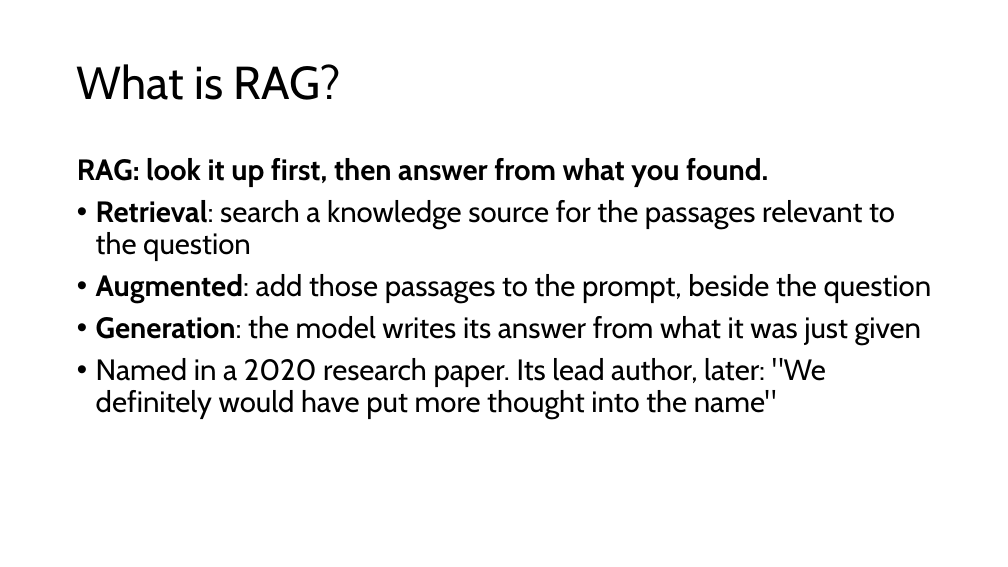
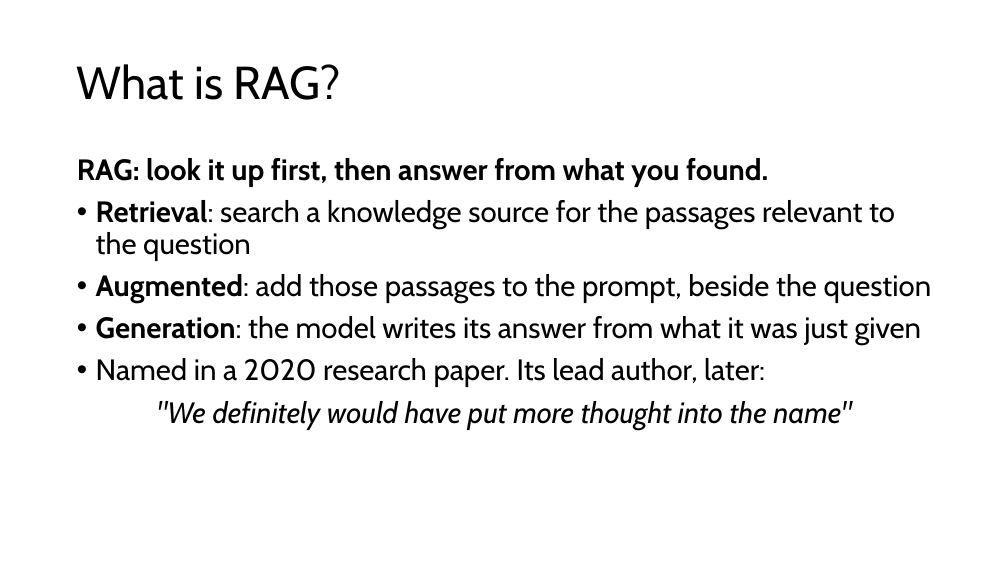
Before and after one commit to danielcregg/ai-assisted-programming, a slide deck: slide 2 of lectures-and-labs/week04/rag-lecture.pptx. Drawn at 1008x567 pixels with LibreOffice and Linux fonts; fonts in the diff are those of the drawing. Boxes give left, top, right and bottom in pixels: in the first picture for what was removed or moved away, otherwise in the second. Text is boxed around its words. In the diff, an @@ line names an element or a change of style, - is before the commit and + after.

```diff
--- a/lectures-and-labs/week04/rag-lecture.pptx
+++ b/lectures-and-labs/week04/rag-lecture.pptx
@@ text at (96, 358, 851, 430): text changed; italic on @@
-• Named in a 2020 research paper. Its lead author, later: "We definitely would have put more thought into the name"
+• Named in a 2020 research paper. Its lead author, later:
+"We definitely would have put more thought into the name"
```
Also in this commit, not shown: 26 other slides changed.
